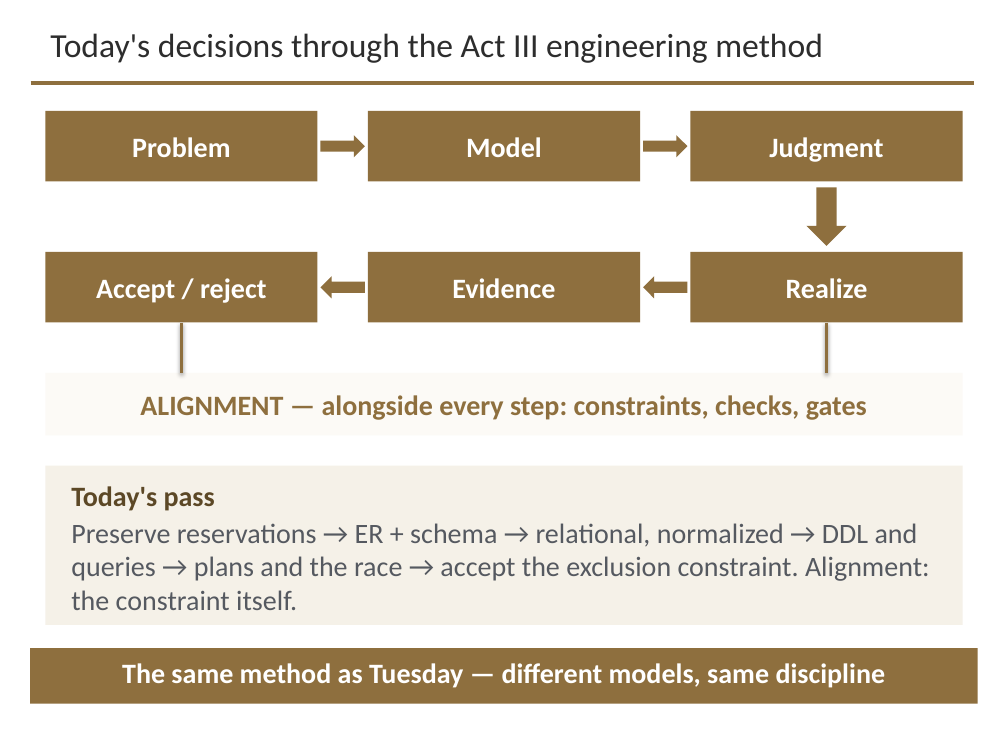
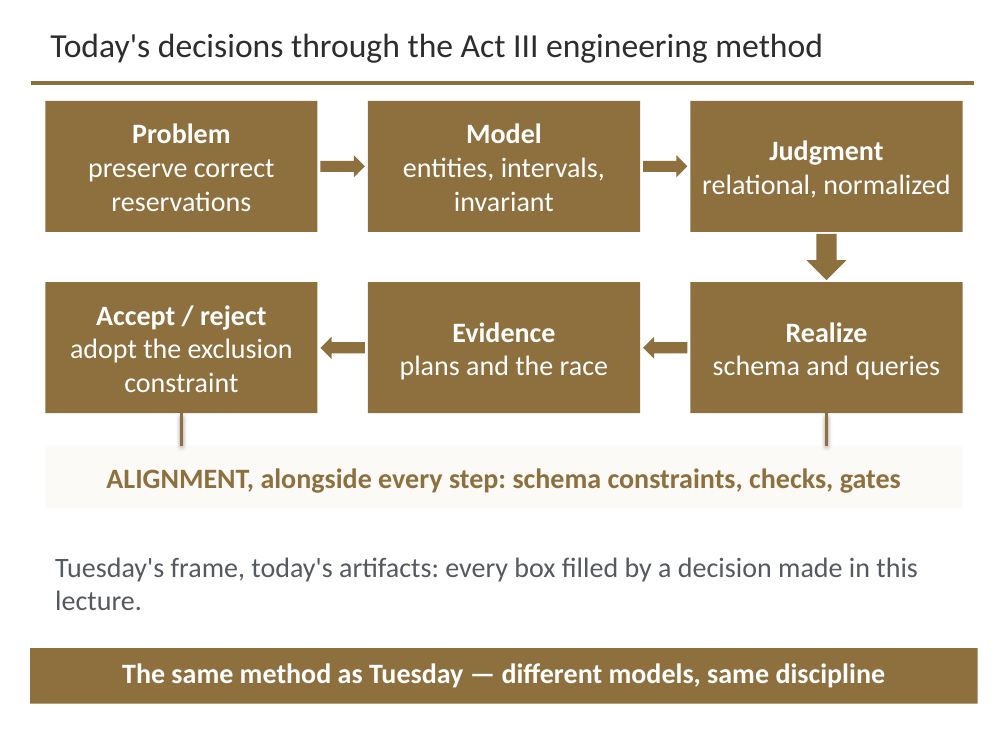
Before and after one commit to davisjam/model-based-agentic-software-engineering, a slide deck: slide 27 of course/lectures/act-3-software-in-the-world/02-compute-environments-and-data-management/3-2-Data-Management.pptx. Drawn at 1008x756 pixels with LibreOffice and Linux fonts; fonts in the diff are those of the drawing; background and template pictures are left out. Boxes give left, top, right and bottom in pixels: in the first picture for what was removed or moved away, otherwise in the second. Text is boxed around its words. In the diff, an @@ line names an element or a change of style, - is before the commit and + after.

```diff
--- a/course/lectures/act-3-software-in-the-world/02-compute-environments-and-data-management/3-2-Data-Management.pptx
+++ b/course/lectures/act-3-software-in-the-world/02-compute-environments-and-data-management/3-2-Data-Management.pptx
@@ rectangle "Problem": place and size @@
-rectangle "Problem" at [45, 111, 318, 181]
+rectangle "Problem" at [45, 101, 318, 232]
@@ rectangle "Model": place and size @@
-rectangle "Model" at [368, 111, 640, 181]
+rectangle "Model" at [368, 101, 640, 232]
@@ rectangle "Judgment": place and size @@
-rectangle "Judgment" at [690, 111, 963, 181]
+rectangle "Judgment" at [690, 101, 963, 232]
@@ text in rectangle at [88, 159, 275, 211]: paragraph added @@
+preserve correct reservations
@@ right arrow: place and size @@
-right arrow at [321, 135, 365, 157]
+right arrow at [321, 155, 365, 177]
@@ text in rectangle at [403, 157, 605, 211]: paragraph added @@
+entities, intervals, invariant
@@ right arrow: place and size @@
-right arrow at [643, 135, 687, 157]
+right arrow at [643, 155, 687, 177]
@@ text in rectangle at [702, 174, 950, 198]: paragraph added @@
+relational, normalized
@@ down arrow: place and size @@
-down arrow at [806, 187, 847, 246]
+down arrow at [806, 234, 847, 280]
@@ rectangle "Accept / reject": place and size @@
-rectangle "Accept / reject" at [45, 252, 318, 323]
+rectangle "Accept / reject" at [45, 282, 318, 413]
@@ rectangle "Evidence": place and size @@
-rectangle "Evidence" at [368, 252, 640, 323]
+rectangle "Evidence" at [368, 282, 640, 413]
@@ rectangle "Realize": place and size @@
-rectangle "Realize" at [690, 252, 963, 323]
+rectangle "Realize" at [690, 282, 963, 413]
@@ text in rectangle at [70, 338, 293, 392]: paragraph added @@
+adopt the exclusion constraint
@@ left arrow: place and size @@
-left arrow at [321, 276, 365, 298]
+left arrow at [321, 337, 365, 359]
@@ text in rectangle at [400, 355, 608, 380]: paragraph added @@
+plans and the race
@@ left arrow: place and size @@
-left arrow at [643, 276, 687, 298]
+left arrow at [643, 337, 687, 359]
@@ text in rectangle at [713, 355, 940, 380]: paragraph added @@
+schema and queries
@@ line moved from (181, 323) - (181, 373) to (181, 413) - (181, 446) @@
@@ line moved from (827, 323) - (827, 373) to (827, 413) - (827, 446) @@
@@ rectangle "ALIGNMENT, alongside every step: schema ...": place and size @@
-rectangle "ALIGNMENT, alongside every step: schema ..." at [45, 373, 963, 435]
+rectangle "ALIGNMENT, alongside every step: schema ..." at [45, 446, 963, 508]
@@ rectangle removed at [45, 466, 963, 625] @@
@@ text in rectangle at [106, 468, 901, 493]: text changed @@
-ALIGNMENT — alongside every step: constraints, checks, gates
+ALIGNMENT, alongside every step: schema constraints, checks, gates
@@ text removed at [71, 486, 930, 610] @@
-Today's pass
-Preserve reservations → ER + schema → relational, normalized → DDL and queries → plans and the race → accept the exclusion constraint. Alignment: the constraint itself.
@@ text added at [55, 557, 917, 610], 20 pt, text #555960 @@
+Tuesday's frame, today's artifacts: every box filled by a decision made in this lecture.
```
Also in this commit, not shown: 22 other slides changed.
